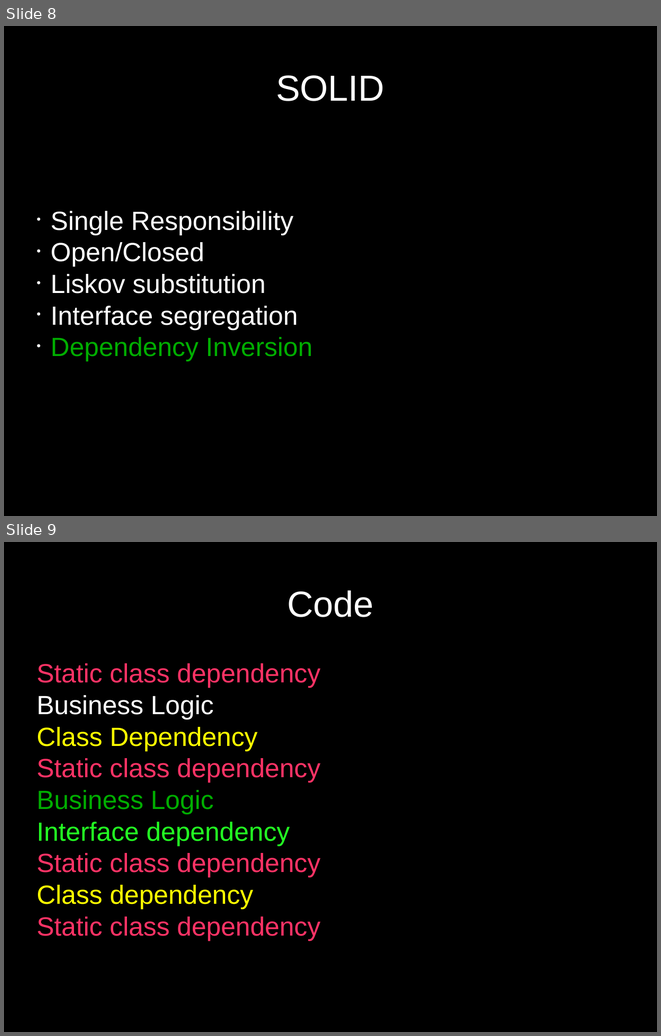
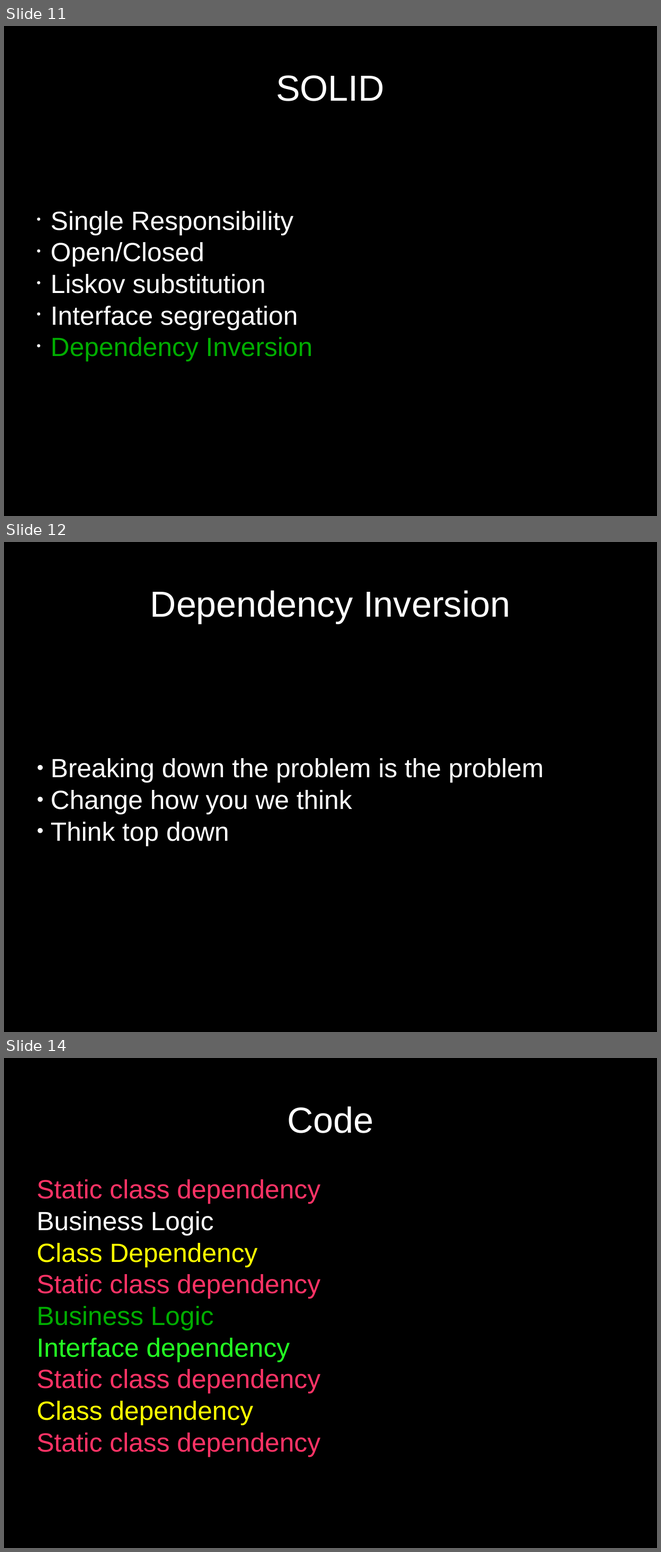
Before and after one commit to ChrisLynch42/presentations, a slide deck: codepalousa/legacy_code/coudepalousa.odp. Shown one above the other, each under a label of ours: slides 8 and 9 before the commit, slides 11, 12 and 14 after it; the slides between them are not shown. The pictures are 661x1036 and 661x1552 pixels, drawn with LibreOffice and Linux fonts; fonts in the diff are those of the drawing. Boxes give left, top, right and bottom in pixels: in the first picture for what was removed or moved away, otherwise in the second. Text is boxed around its words. In the diff, an @@ line names an element or a change of style, - is before the commit and + after.

```diff
--- a/codepalousa/legacy_code/coudepalousa.odp
+++ b/codepalousa/legacy_code/coudepalousa.odp
@@ slide 12 added at (4,542,657,1032), background #000000 @@
@@ title added at (150,590,510,624), 44 pt, text #FFFFFF @@
+Dependency Inversion
@@ subtitle added at (51,758,544,846), 32 pt, text #FFFFFF @@
+● Breaking down the problem is the problem
+● Change how you we think
+● Think top down
@@ what was slide 8 is now slide 11 @@
@@ what was slide 9 is now slide 14 @@
```
Also in this commit, not shown: 2 slides changed, 5 other slides added.
